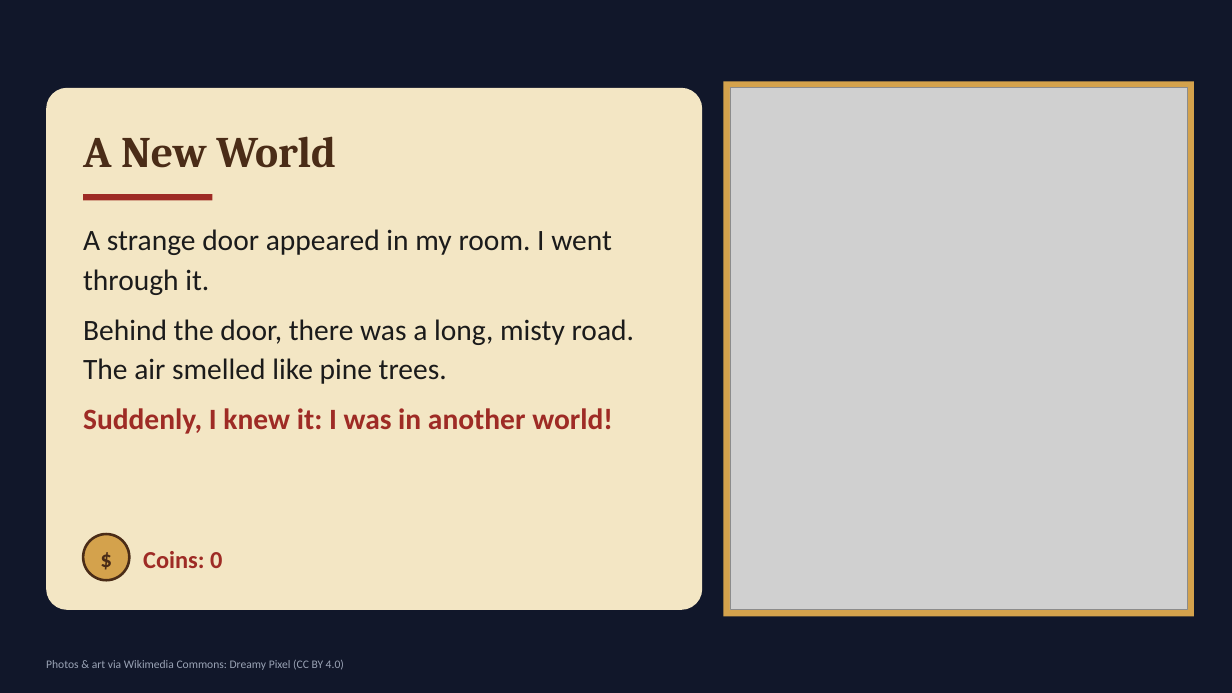
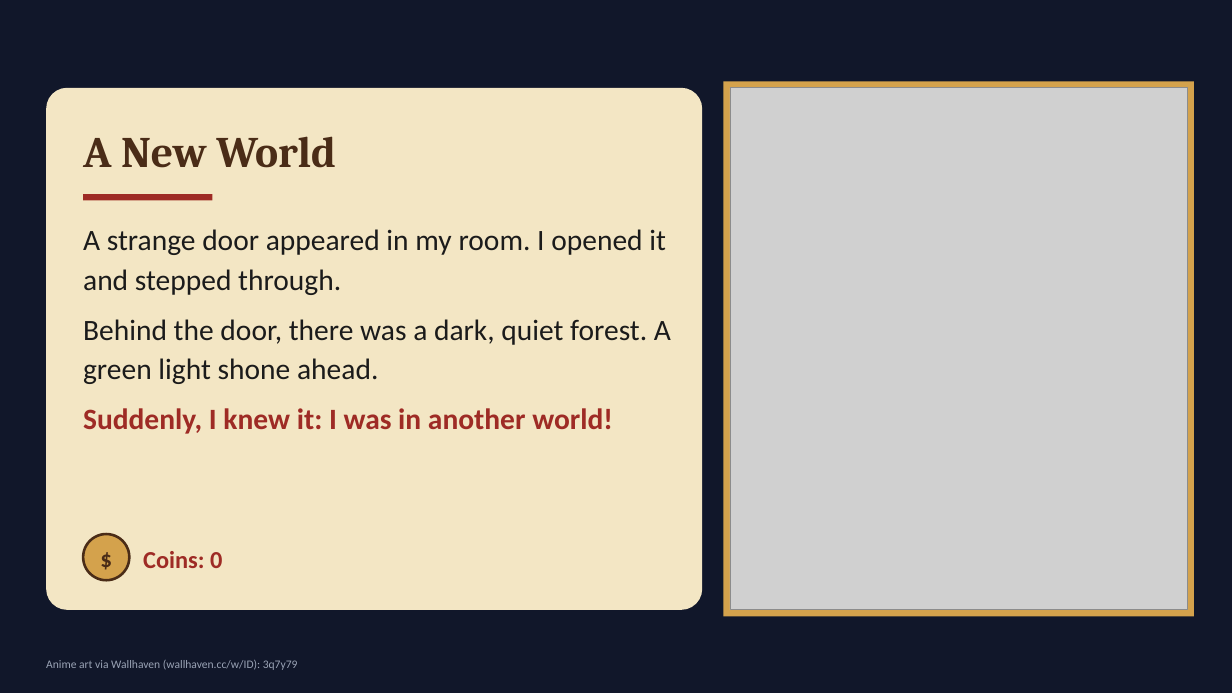
Before and after one commit to choivoo/-, a slide deck: slide 3 of Seonpig_Isekai_Adventure_Grade6_English_20slides.pptx. Drawn at 1232x693 pixels with LibreOffice and Linux fonts; fonts in the diff are those of the drawing; grey boxes stand for pictures. Boxes give left, top, right and bottom in pixels: in the first picture for what was removed or moved away, otherwise in the second. Text is boxed around its words. In the diff, an @@ line names an element or a change of style, - is before the commit and + after.

```diff
--- a/Seonpig_Isekai_Adventure_Grade6_English_20slides.pptx
+++ b/Seonpig_Isekai_Adventure_Grade6_English_20slides.pptx
@@ text at [83,229,671,384]: text changed @@
-A strange door appeared in my room. I went through it.
-Behind the door, there was a long, misty road. The air smelled like pine trees.
+A strange door appeared in my room. I opened it and stepped through.
+Behind the door, there was a dark, quiet forest. A green light shone ahead.
@@ text at [46,660,298,670]: text changed @@
-Photos & art via Wikimedia Commons: Dreamy Pixel (CC BY 4.0)
+Anime art via Wallhaven (wallhaven.cc/w/ID): 3q7y79
```
Also in this commit, not shown: 19 other slides changed.
